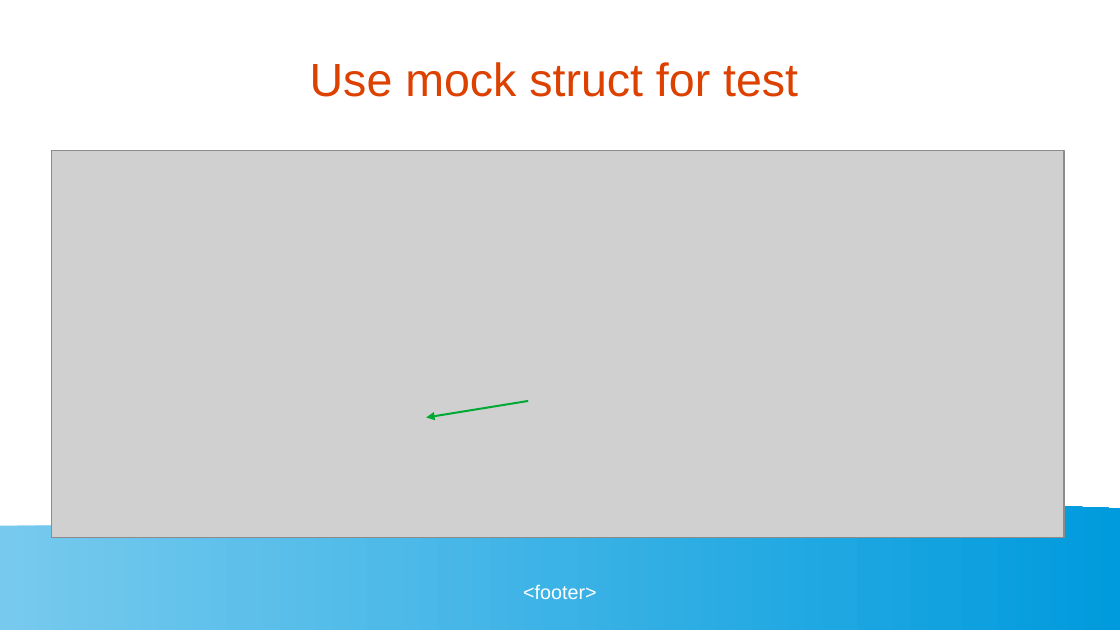
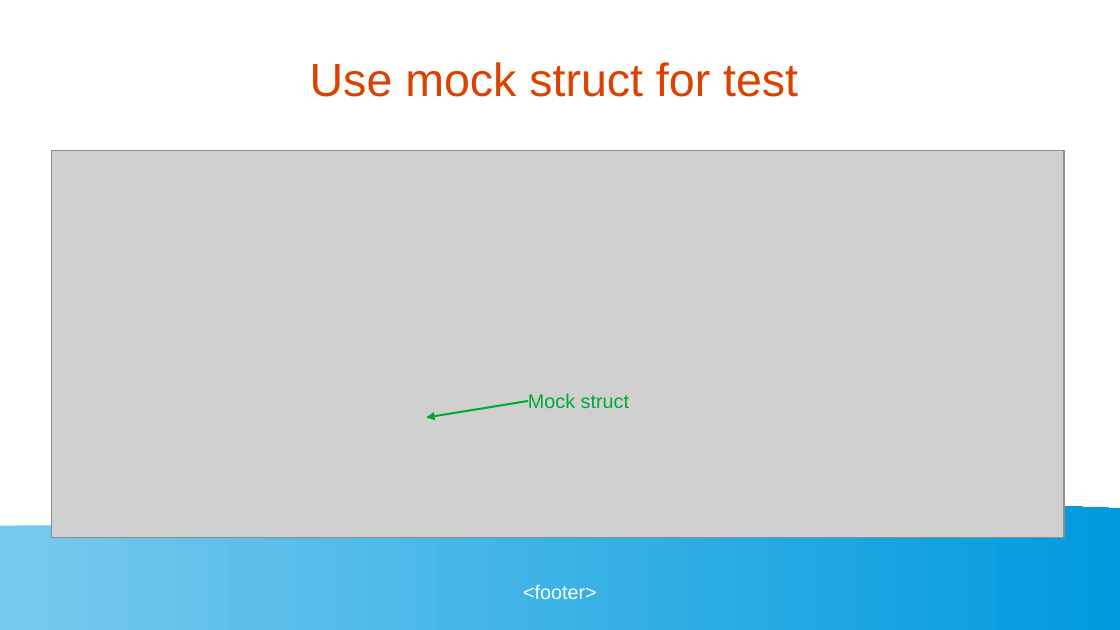
Before and after one commit to golangbot/gophercon-uk-2025-talk, a slide deck: slide 41 of Presentation.odp. Drawn at 1120x630 pixels with LibreOffice and Linux fonts; fonts in the diff are those of the drawing; grey boxes stand for pictures. Boxes give left, top, right and bottom in pixels: in the first picture for what was removed or moved away, otherwise in the second. Text is boxed around its words. In the diff, an @@ line names an element or a change of style, - is before the commit and + after.

```diff
--- a/Presentation.odp
+++ b/Presentation.odp
@@ text added at (528,393,629,408), 14 pt, text #00A933 @@
+Mock struct
```
Also in this commit, not shown: 3 other slides changed, 2 slides added, 1 slide removed, 1 other file.
